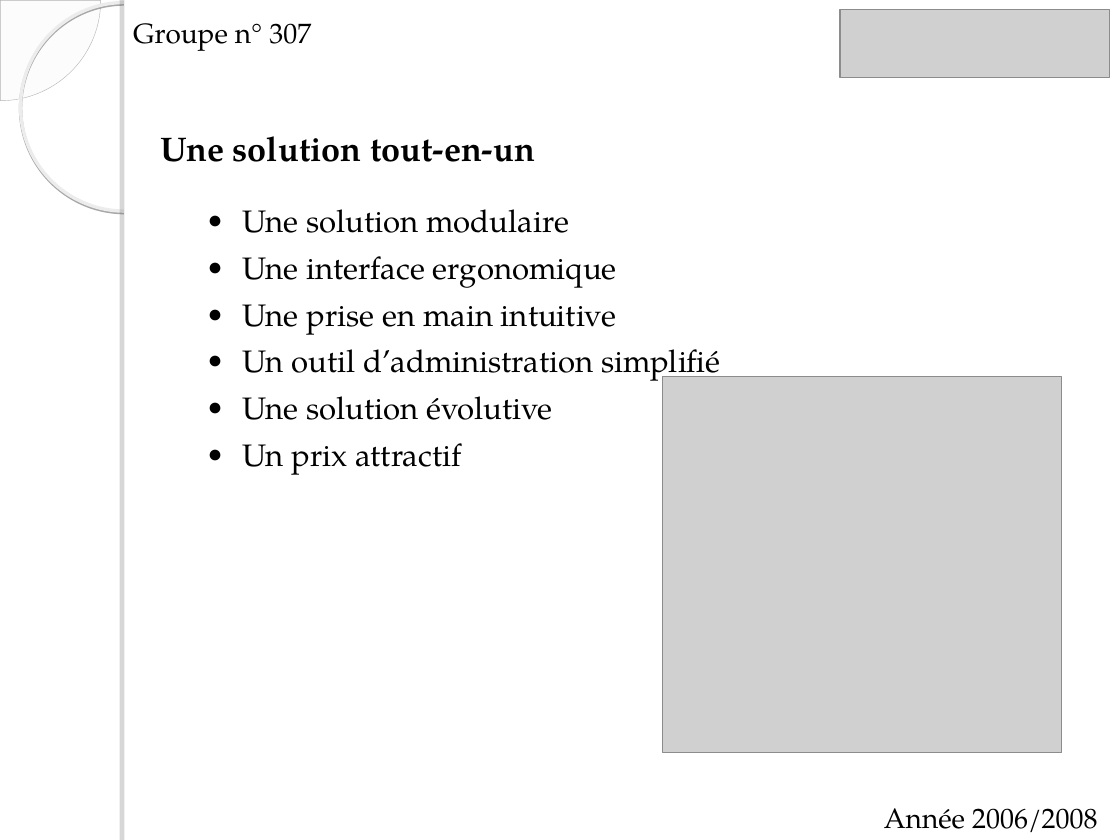
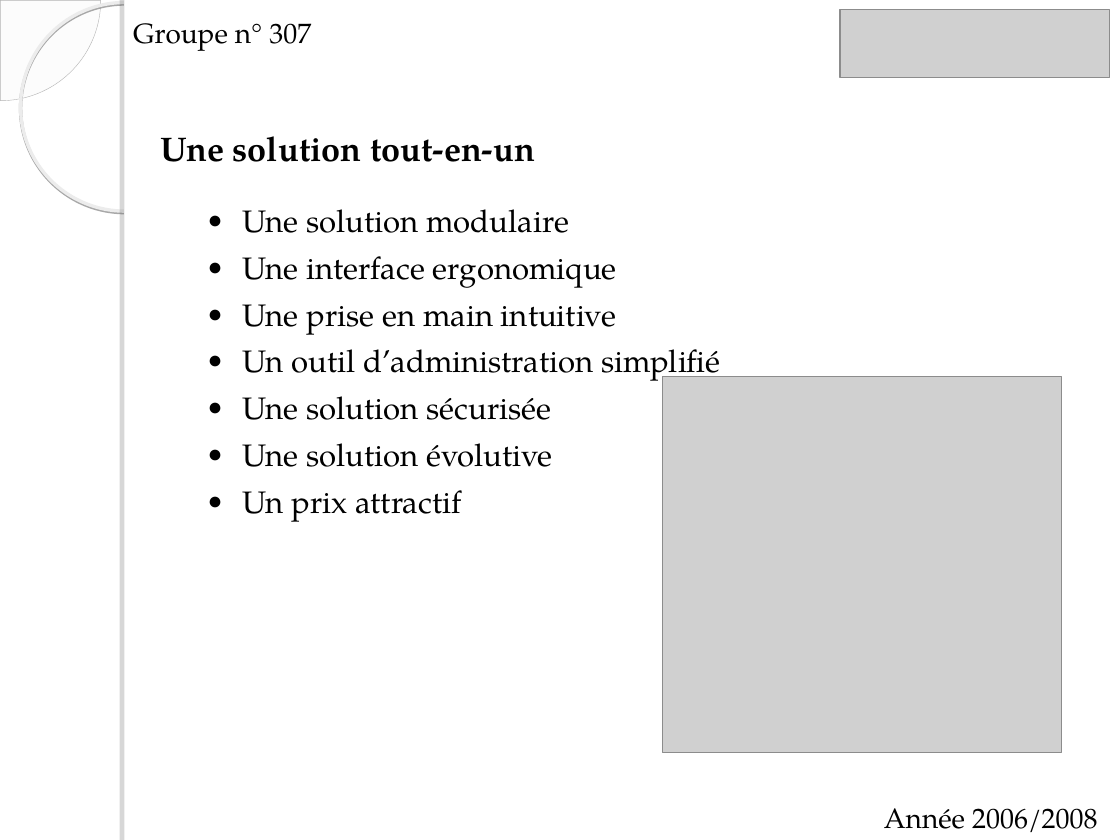
Before and after one commit to itsChris/abyss-project, a slide deck: slide 7 of ABYSS/doc/soutenance skar.ppt. Drawn at 1120x840 pixels with LibreOffice and Linux fonts; fonts in the diff are those of the drawing; grey boxes stand for pictures; background and template pictures are left out. Boxes give left, top, right and bottom in pixels: in the first picture for what was removed or moved away, otherwise in the second. Text is boxed around its words. In the diff, an @@ line names an element or a change of style, - is before the commit and + after.

```diff
--- a/ABYSS/doc/soutenance skar.ppt
+++ b/ABYSS/doc/soutenance skar.ppt
@@ text at (242, 396, 551, 420): paragraph added @@
+● Une solution sécurisée
```
